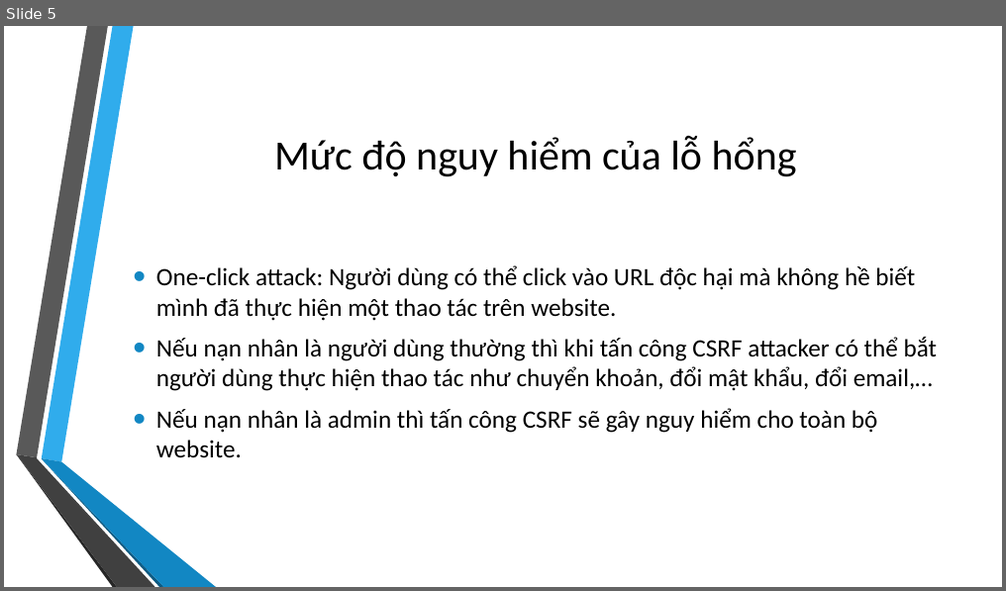
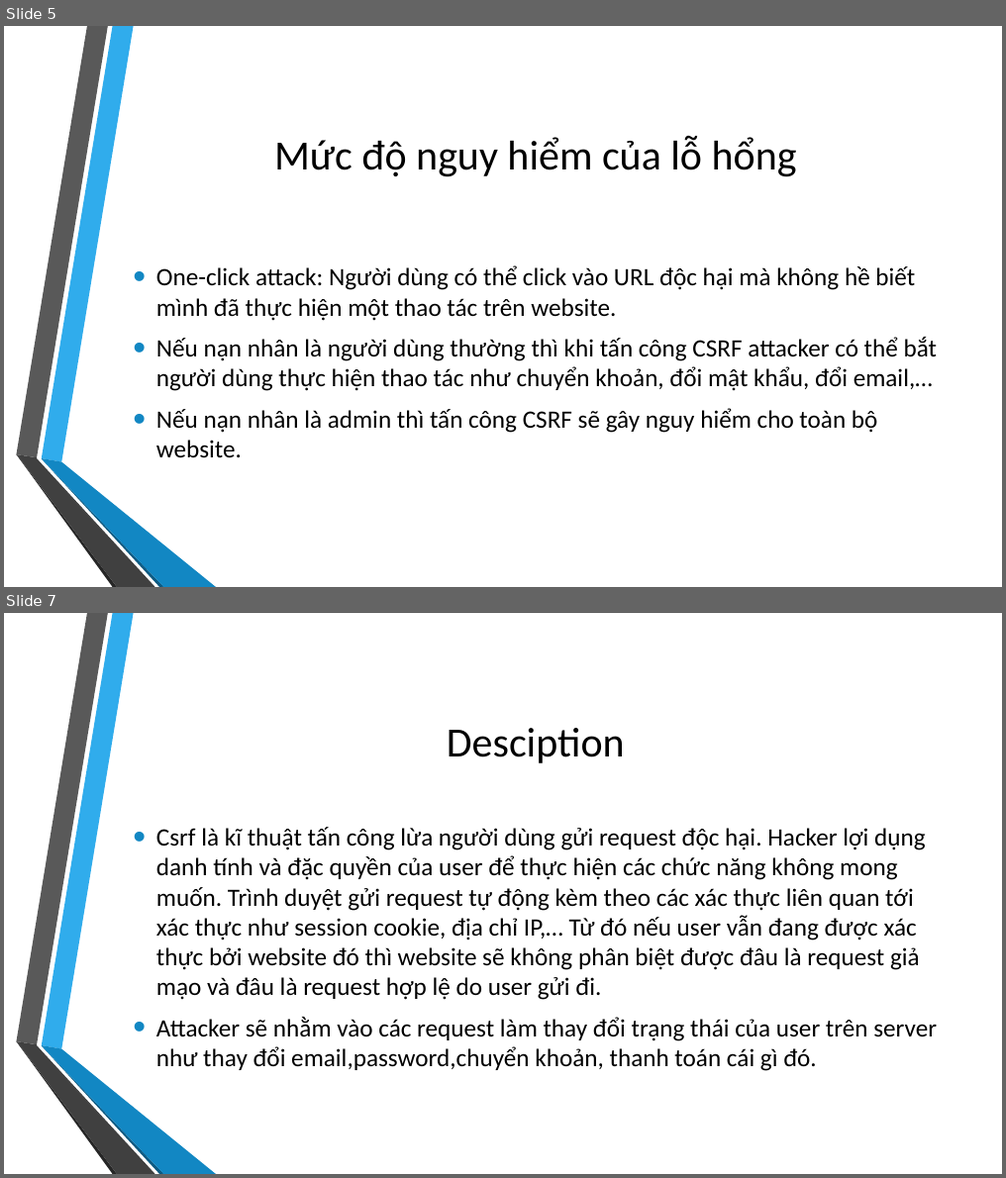
Before and after one commit to doanngochoanghy/ANM, a slide deck: CSRF/CSRF.pptx. Shown one above the other, each under a label of ours: slide 5 before the commit, slides 5 and 7 after it; the slides between them are not shown. The pictures are 1006x591 and 1006x1178 pixels, drawn with LibreOffice and Linux fonts; fonts in the diff are those of the drawing; background and template pictures are left out. Boxes give left, top, right and bottom in pixels: in the first picture for what was removed or moved away, otherwise in the second. Text is boxed around its words. In the diff, an @@ line names an element or a change of style, - is before the commit and + after.

```diff
--- a/CSRF/CSRF.pptx
+++ b/CSRF/CSRF.pptx
@@ slide 7 added at <box>4,613,1002,1174</box>, background picture (left out); not listed: 6 template elements that a slide beside it also shows @@
@@ title added at <box>447,728,625,763</box>, 40 pt, text #000000 @@
+Desciption
@@ text added at <box>156,827,937,1071</box>, 24 pt, text #000000 @@
+• Csrf là kĩ thuật tấn công lừa người dùng gửi request độc hại. Hacker lợi dụng danh tính và đặc quyền của user để thực hiện các chức năng không mong muốn. Trình duyệt gửi request tự động kèm theo các xác thực liên quan tới xác thực như session cookie, địa chỉ IP,… Từ đó nếu user vẫn đang được xác thực bởi website đó thì website sẽ không phân biệt được đâu là request giả mạo và đâu là request hợp lệ do user gửi đi.
+• Attacker sẽ nhằm vào các request làm thay đổi trạng thái của user trên server như thay đổi email,password,chuyển khoản, thanh toán cái gì đó.
```
Also in this commit, not shown: 1 slide changed, 6 other slides added, 1 slide removed, 1 other file.
